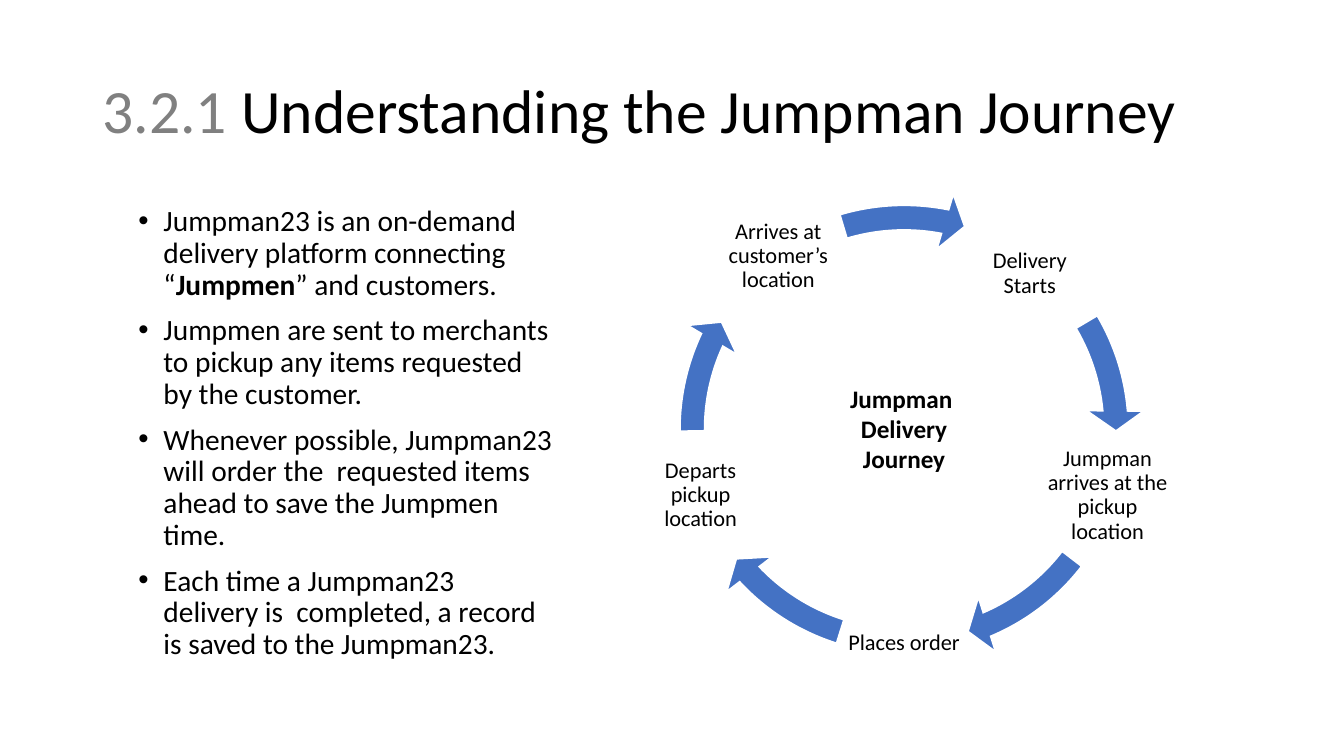
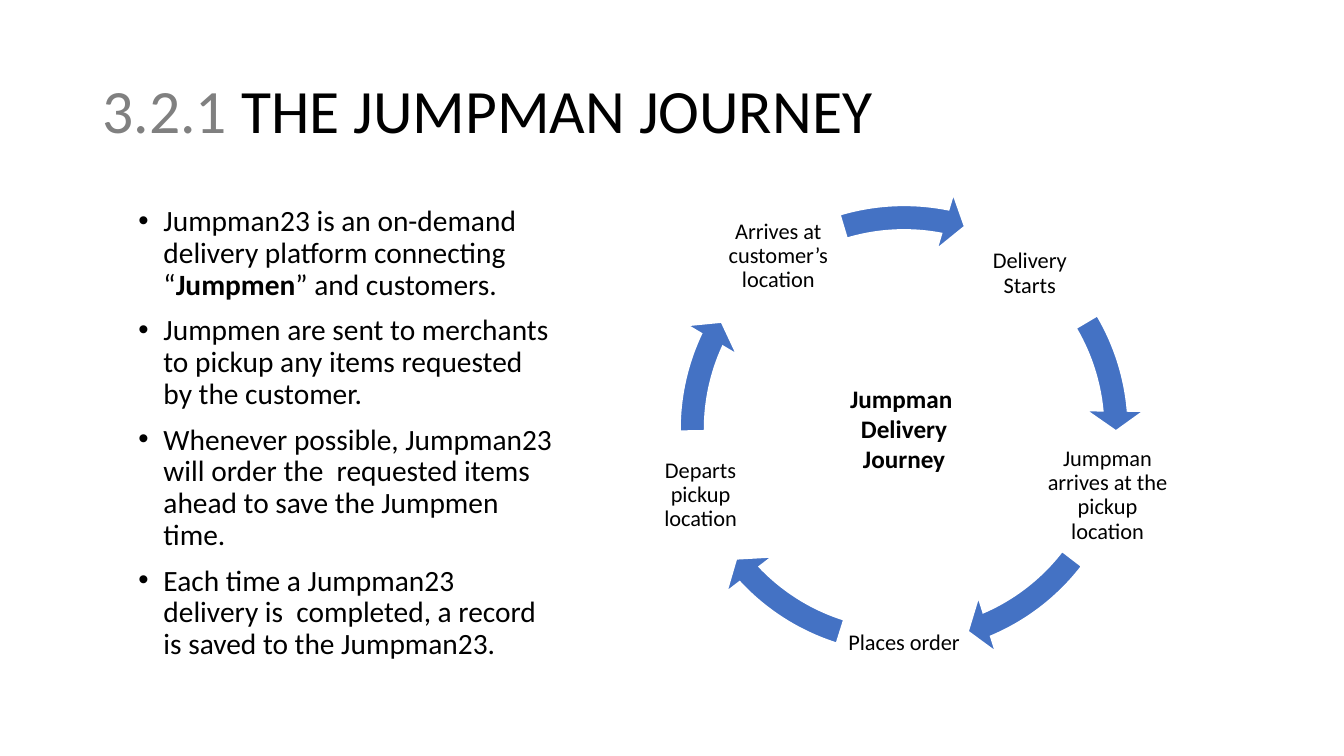
Before and after one commit to sstarkjr/PM_MarketAnalysis, a slide deck: slide 8 of Stephen_Stark_Analysis.pptx. Drawn at 1344x756 pixels with LibreOffice and Linux fonts; fonts in the diff are those of the drawing. Boxes give left, top, right and bottom in pixels: in the first picture for what was removed or moved away, otherwise in the second. Text is boxed around its words. In the diff, an @@ line names an element or a change of style, - is before the commit and + after.

```diff
--- a/Stephen_Stark_Analysis.pptx
+++ b/Stephen_Stark_Analysis.pptx
@@ title at bbox=[102, 93, 872, 134]: text changed @@
-3.2.1 Understanding the Jumpman Journey
+3.2.1 THE JUMPMAN JOURNEY
```
Also in this commit, not shown: 12 other slides changed, 2 slides added, 2 slides removed, 1 other file.
